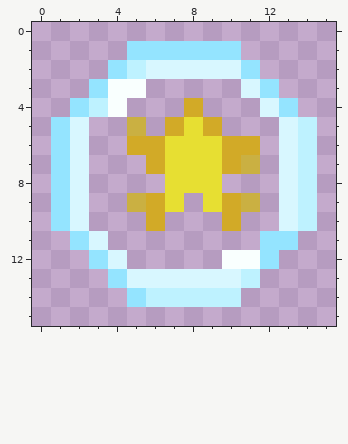
A pixel-art sprite gets an edit: common/src/main/resources/assets/roundabout/textures/stand/soft_and_wet/projectiles/fire_bubble.png. Above: the version before the commit.
The file is 16x16 pixels.
New version:
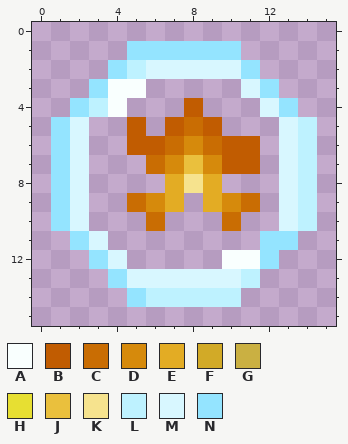
Palette (. is transparent): A #f9fffe  B #c15c01  C #c96d03  D #d68a0c  E #e3ac24  F #d2aa27  G #cab042  H #e7df32  J #eac03d  K #f6e38e  L #bef2ff  M #d8f7ff  N #94e4ff
Author's note on the commit: fire plunder visual
The exact change:
The author changed colour F to colour B in row 4 at x 8; in row 5 at x 7 and 9; in row 6 at x 5 to 6 and 10 to 11; in row 7 at x 10.
The author changed colour G to colour B in row 5 at x 5; in row 7 at x 11.
The author changed colour F to colour C in row 7 at x 6; in row 10 at x 6 and 10.
The author changed colour G to colour C in row 9 at x 5 and 11.
The author changed colour H to colour C in row 5 at x 8; in row 6 at x 7 and 9.
The author changed colour F to colour D in row 9 at x 6 and 10.
The author changed colour H to colour D in row 6 at x 8; in row 7 at x 7 and 9.
The author changed colour H to colour E in rows 8 to 9 at x 7 and 9.
The author changed colour H to colour J in row 7 at x 8.
The author changed colour H to colour K in row 8 at x 8.
Boxes around the changes in both pictures, in picture pixels (x1, y1, x2, y2):
changed: (127, 98, 260, 231)
